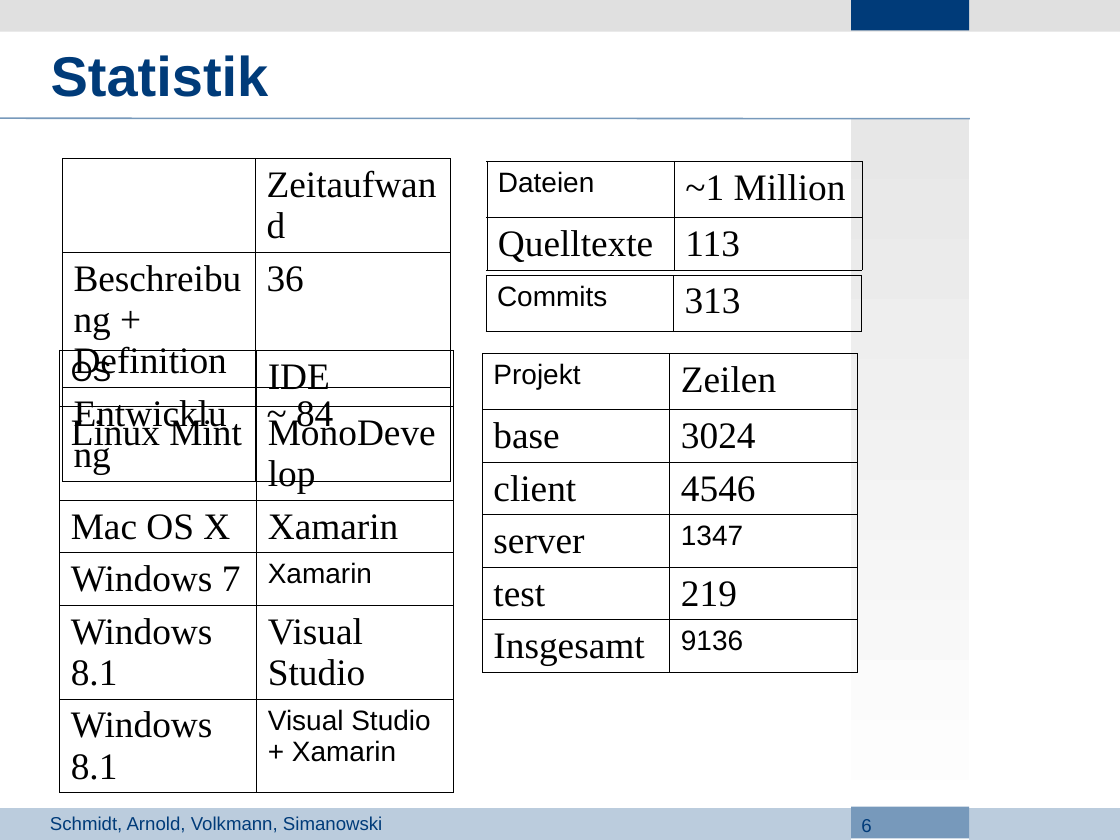
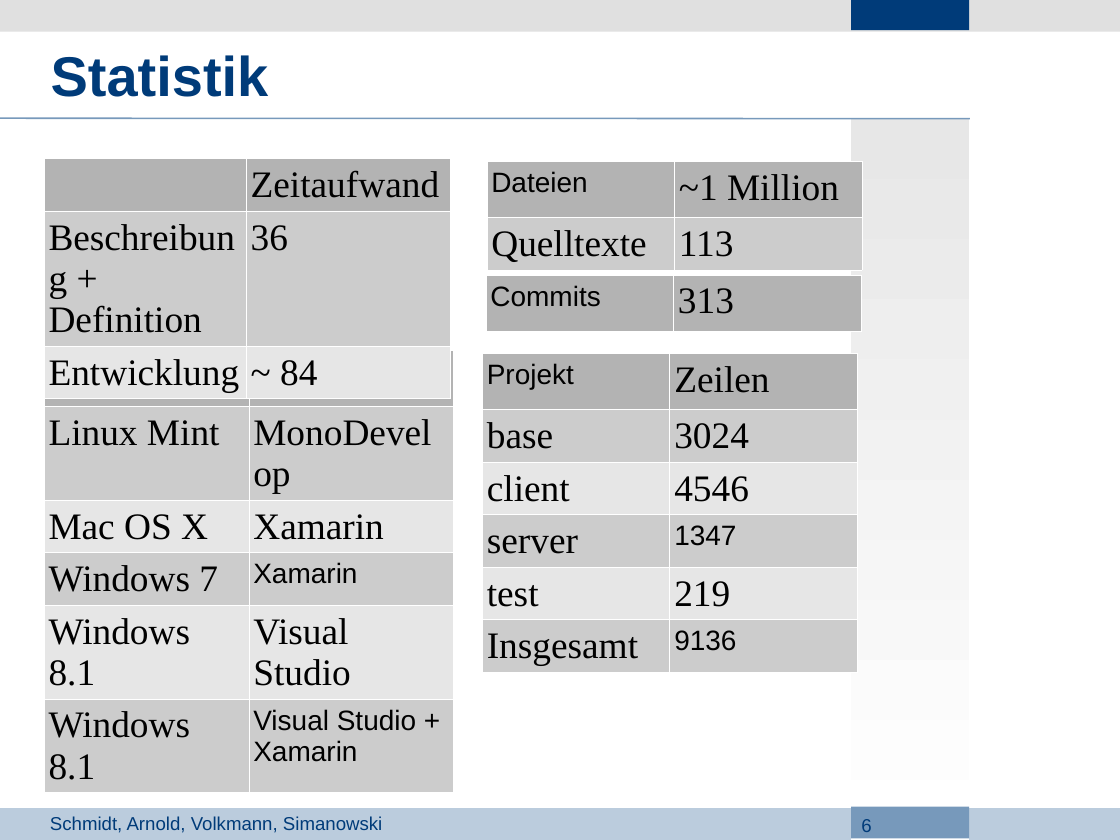
Before and after one commit to Lopt/ascendancy, a slide deck: slide 6 of docs/Projektdefinition/3_Presentation.odp. Drawn at 1120x840 pixels with LibreOffice and Linux fonts; fonts in the diff are those of the drawing; background and template pictures are left out. Boxes give left, top, right and bottom in pixels: in the first picture for what was removed or moved away, otherwise in the second. Text is boxed around its words. In the diff, an @@ line names an element or a change of style, - is before the commit and + after.

Commit message:
finish Präsentation

```diff
--- a/docs/Projektdefinition/3_Presentation.odp
+++ b/docs/Projektdefinition/3_Presentation.odp
@@ table at <box>44,159,449,396</box> @@
@@ fill none to #B3B3B3 in row 1, column 2 @@
@@ fill none to #CCCCCC in row 2 @@
@@ fill none to #E6E6E6 in row 3 @@
@@ borders changed @@
@@ table: place and size @@
-table at <box>63,159,450,437</box>
+table at <box>44,159,449,396</box>
@@ table at <box>487,161,861,266</box> @@
@@ fill none to #B3B3B3 in row 1 @@
@@ fill none to #CCCCCC in row 2 @@
@@ borders changed @@
@@ table at <box>486,276,860,332</box> @@
@@ fill none to #B3B3B3 in row 1 @@
@@ borders changed @@
@@ table at <box>44,351,454,784</box> @@
@@ fill none to #B3B3B3 in row 1 @@
@@ fill none to #CCCCCC in 6 cells @@
@@ fill none to #E6E6E6 in 4 cells @@
@@ borders changed @@
@@ table: place and size @@
-table at <box>59,351,454,784</box>
+table at <box>44,351,454,784</box>
@@ table at <box>483,354,857,669</box> @@
@@ fill none to #B3B3B3 in row 1 @@
@@ fill none to #CCCCCC in 6 cells @@
@@ fill none to #E6E6E6 in 4 cells @@
@@ borders changed @@
```
Also in this commit, not shown: 1 other file.
